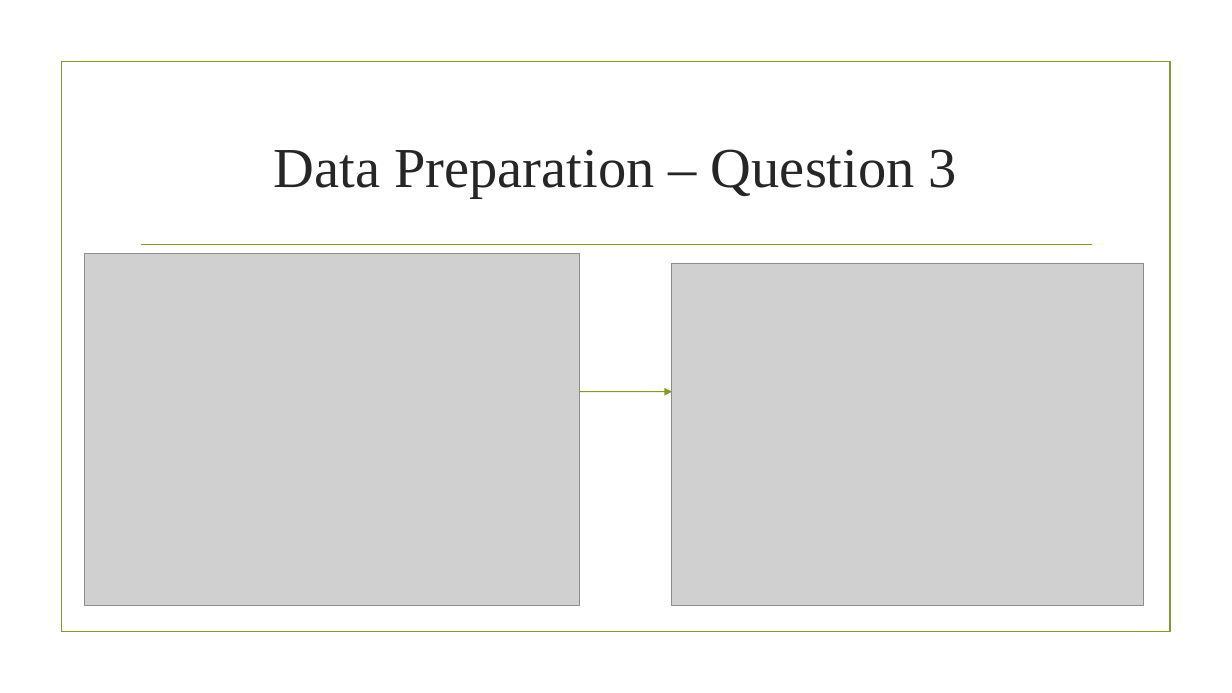
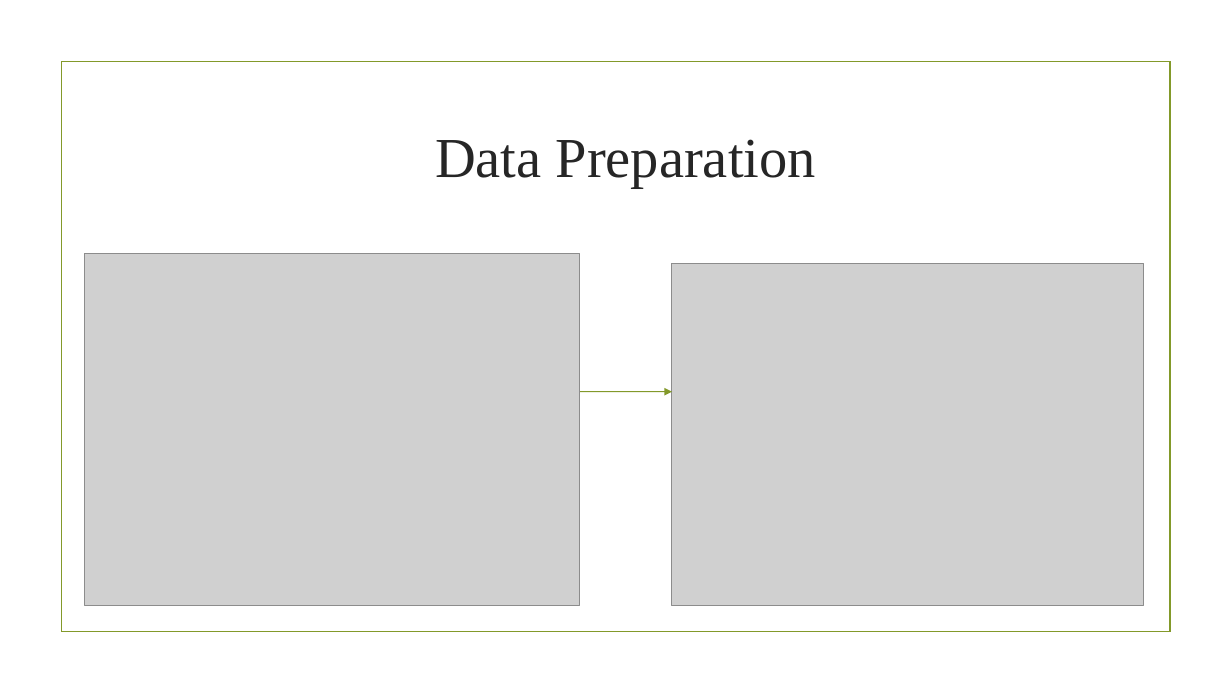
Before and after one commit to KrishnaCD93/DAAN-Capstone-Project, a slide deck: slide 30 of Capstone Presentation.pptx (slide 28 before the commit). Drawn at 1232x693 pixels with LibreOffice and Linux fonts; fonts in the diff are those of the drawing; grey boxes stand for pictures; background and template pictures are left out. Boxes give left, top, right and bottom in pixels: in the first picture for what was removed or moved away, otherwise in the second. Text is boxed around its words. In the diff, an @@ line names an element or a change of style, - is before the commit and + after.

```diff
--- a/Capstone Presentation.pptx
+++ b/Capstone Presentation.pptx
@@ title at <box>435,139,816,188</box>: text changed @@
-Data Preparation – Question 3
+Data Preparation
@@ line removed from (141, 245) to (1092, 245) @@
```
Also in this commit, not shown: 21 other slides changed, 2 slides added, 11 other files.
